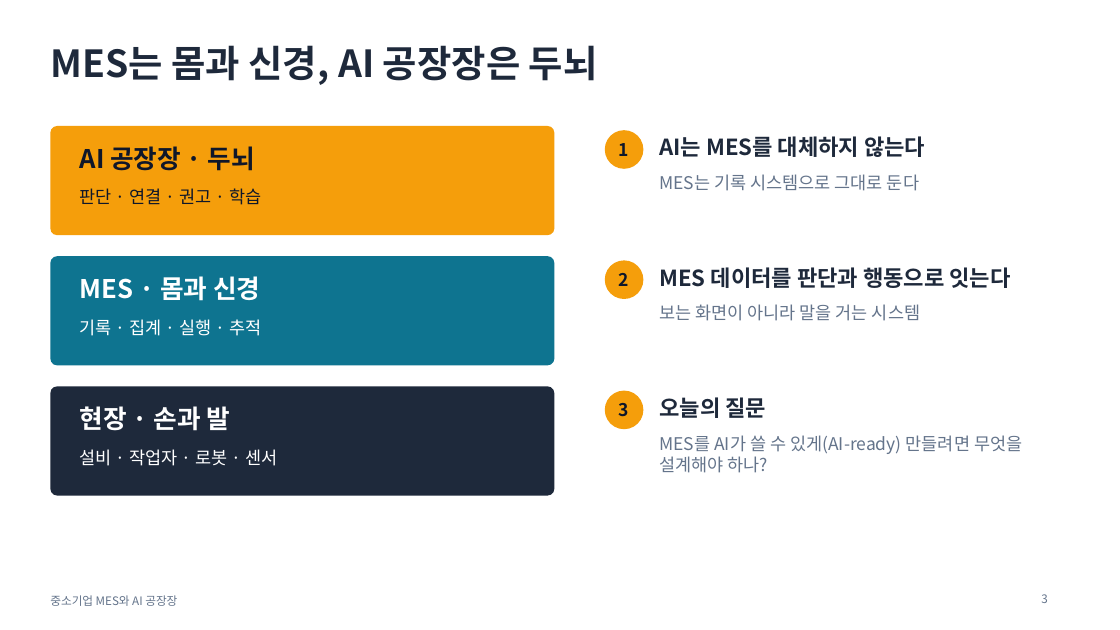
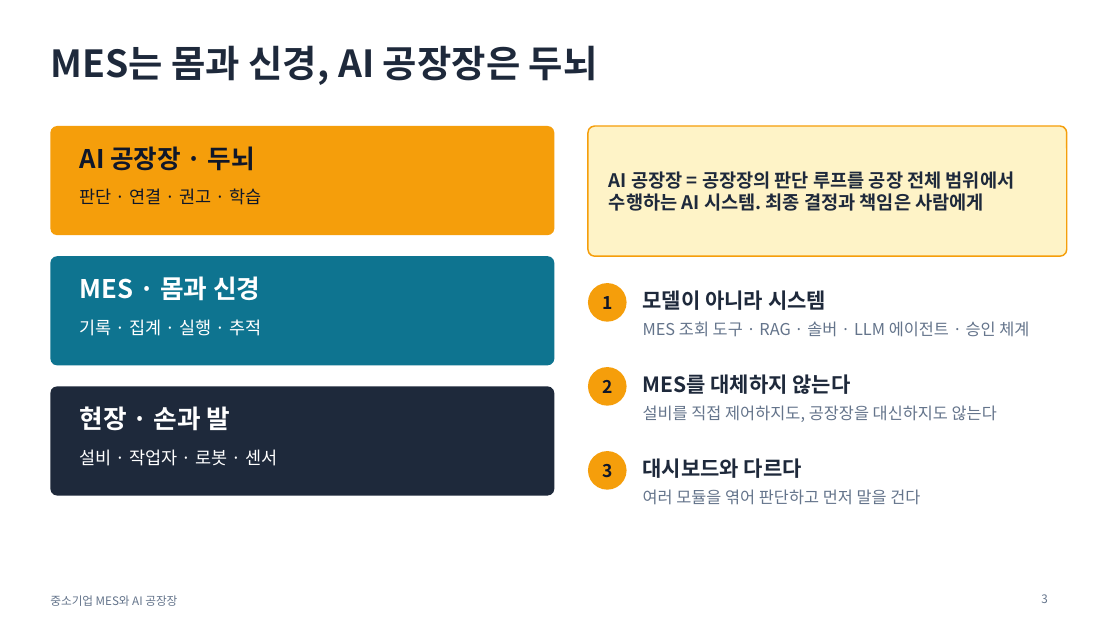
Before and after one commit to lucky-sugar-park/tech-review, a slide deck: slide 3 of lecture/mes-ai-plant-manager.pptx. Drawn at 1120x630 pixels with LibreOffice and Linux fonts; fonts in the diff are those of the drawing. Boxes give left, top, right and bottom in pixels: in the first picture for what was removed or moved away, otherwise in the second. Text is boxed around its words. In the diff, an @@ line names an element or a change of style, - is before the commit and + after.

```diff
--- a/lecture/mes-ai-plant-manager.pptx
+++ b/lecture/mes-ai-plant-manager.pptx
@@ rounded rectangle added at <box>588,126,1067,256</box>, fill #FEF3C7, outline #F59E0B 1.25 pt @@
@@ text added at <box>609,171,1015,211</box>, 16 pt, text #1E293B, bold @@
+AI 공장장 = 공장장의 판단 루프를 공장 전체 범위에서 수행하는 AI 시스템. 최종 결정과 책임은 사람에게
@@ text removed at <box>659,174,919,191</box> @@
-MES는 기록 시스템으로 그대로 둔다
@@ text removed at <box>659,267,1011,288</box> @@
-MES 데이터를 판단과 행동으로 잇는다
@@ ellipse: place and size @@
-ellipse at <box>605,260,644,299</box>
+ellipse at <box>588,283,627,322</box>
@@ text "1": place and size @@
-text "1" at <box>619,143,629,156</box>
+text "1" at <box>602,296,612,309</box>
@@ text at <box>643,290,826,310</box>: text changed; size 15 to 18 pt; text colour #64748B to #1E293B; bold on @@
-보는 화면이 아니라 말을 거는 시스템
+모델이 아니라 시스템
@@ text "모델이 아니라 시스템" at <box>643,290,826,310</box>: vertical alignment top to middle @@
@@ text added at <box>643,321,1029,337</box>, 14 pt, text #64748B @@
+MES 조회 도구 · RAG · 솔버 · LLM 에이전트 · 승인 체계
@@ text "2": place and size @@
-text "2" at <box>619,273,629,286</box>
+text "2" at <box>602,380,612,393</box>
@@ ellipse: place and size @@
-ellipse at <box>605,391,644,429</box>
+ellipse at <box>588,367,627,406</box>
@@ text at <box>643,374,851,394</box>: text changed; size 19 to 18 pt @@
-AI는 MES를 대체하지 않는다
+MES를 대체하지 않는다
@@ text added at <box>643,405,997,422</box>, 14 pt, text #64748B @@
+설비를 직접 제어하지도, 공장장을 대신하지도 않는다
@@ text removed at <box>659,397,766,418</box> @@
-오늘의 질문
@@ text removed at <box>659,435,1022,473</box> @@
-MES를 AI가 쓸 수 있게(AI-ready) 만들려면 무엇을 설계해야 하나?
@@ text "3": place and size @@
-text "3" at <box>619,403,629,417</box>
+text "3" at <box>602,464,612,478</box>
@@ ellipse: place and size @@
-ellipse at <box>605,130,644,169</box>
+ellipse at <box>588,451,627,490</box>
@@ text added at <box>643,458,802,478</box>, 18 pt, text #1E293B, bold @@
+대시보드와 다르다
@@ text added at <box>643,489,920,505</box>, 14 pt, text #64748B @@
+여러 모듈을 엮어 판단하고 먼저 말을 건다
```
Also in this commit, not shown: 7 other slides changed, 4 slides added, 2 slides removed, 2 other files.
